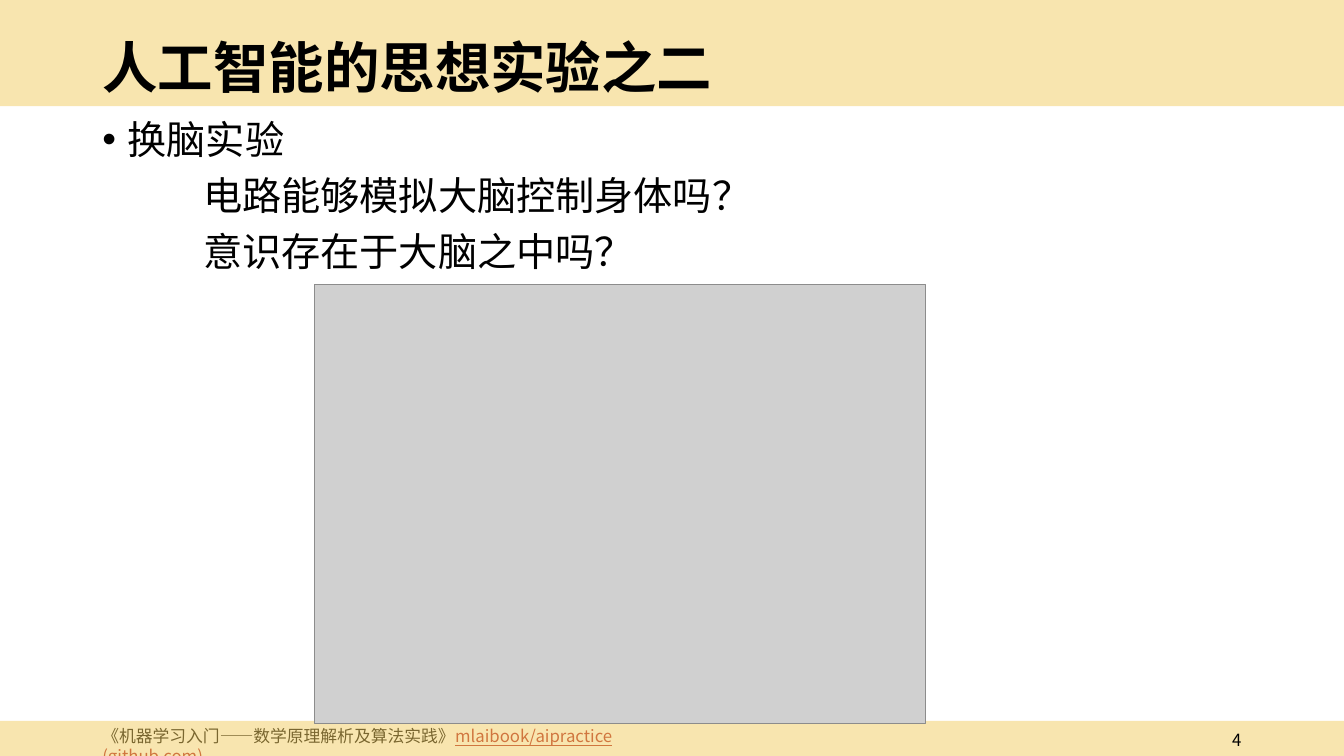
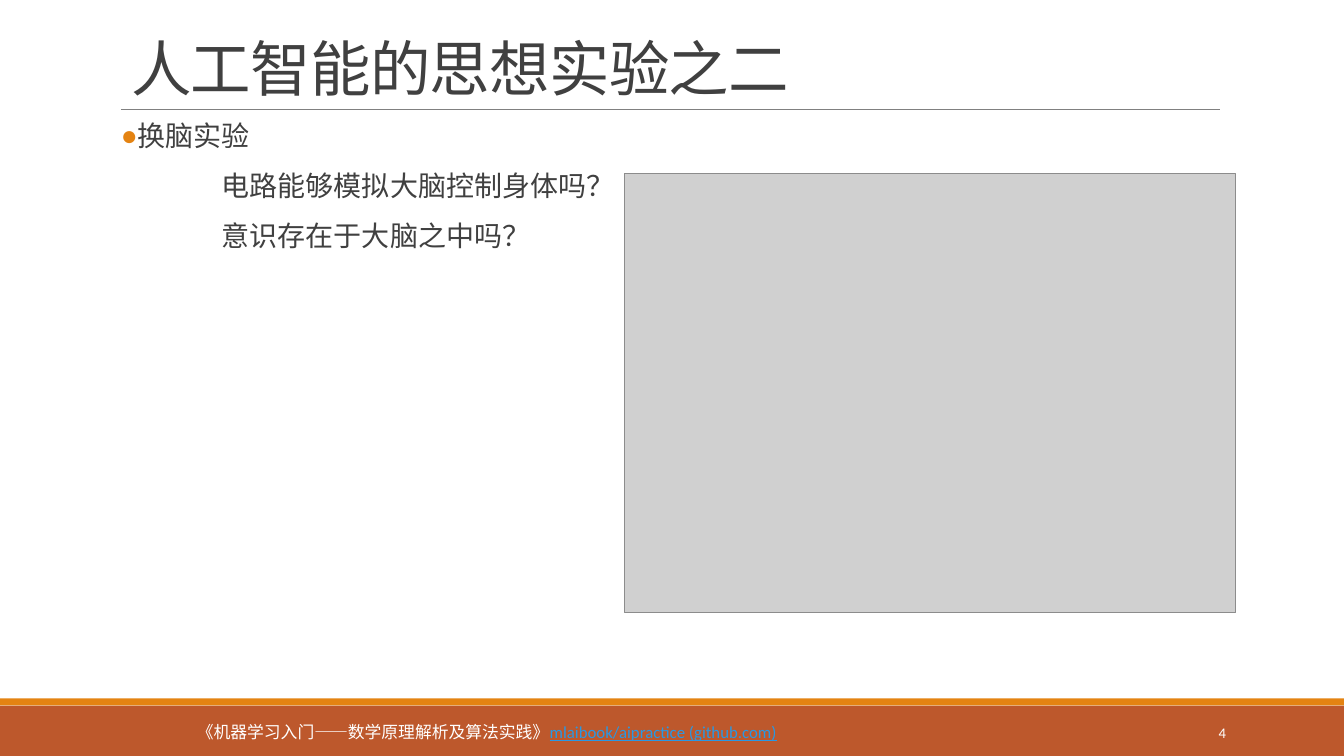
Before and after one commit to mlaibook/mlaibook.github.io, a slide deck: slide 4 of assets/slides/ch0-introduction.pptx. Drawn at 1344x756 pixels with LibreOffice and Linux fonts; fonts in the diff are those of the drawing; grey boxes stand for pictures. Boxes give left, top, right and bottom in pixels: in the first picture for what was removed or moved away, otherwise in the second. Text is boxed around its words. In the diff, an @@ line names an element or a change of style, - is before the commit and + after.

```diff
--- a/assets/slides/ch0-introduction.pptx
+++ b/assets/slides/ch0-introduction.pptx
@@ rectangle removed at box(0, 0, 1344, 106) @@
@@ title "人工智能的思想实验之二": place and size @@
-title "人工智能的思想实验之二" at box(102, 40, 712, 93)
+title "人工智能的思想实验之二" at box(131, 40, 789, 96)
@@ title "人工智能的思想实验之二" at box(131, 40, 789, 96): size 39.6 to 43.2 pt, font Arial to Calibri, text colour #000000 to #404040, letter spacing 0 to -0.5 pt, bold off; line spacing 0.9 to 0.85; vertical alignment middle to bottom @@
@@ text "换脑实验": place and size @@
-text "换脑实验" at box(128, 121, 751, 269)
+text "换脑实验" at box(138, 122, 615, 249)
@@ text "换脑实验" at box(138, 122, 615, 249): size 28 to 20 pt, font Noto Sans CJK SC to Calibri, text colour #000000 to #404040; bullet • to ●; more space between paragraphs @@
@@ line added from (121, 109) to (1220, 109), #808080 0.5 pt @@
@@ picture: place and size @@
-picture at box(315, 284, 926, 723)
+picture at box(625, 174, 1236, 613)
@@ rectangle: place and size @@
-rectangle at box(0, 721, 1344, 756)
+rectangle at box(0, 706, 1344, 756)
@@ rectangle at box(0, 706, 1344, 756): fill #F3CD60 at 50% opacity to #BD582C @@
@@ rectangle added at box(0, 699, 1344, 706), fill #E48312 @@
@@ text "《机器学习入门——数学原理解析及算法实践》mlaibook/aipractice (github.com)": place and size @@
-text "《机器学习入门——数学原理解析及算法实践》mlaibook/aipractice (github.com)" at box(102, 728, 612, 746)
+text "《机器学习入门——数学原理解析及算法实践》mlaibook/aipractice (github.com)" at box(197, 724, 776, 741)
@@ text "《机器学习入门——数学原理解析及算法实践》mlaibook/aipractice (github.com)" at box(197, 724, 776, 741): font Noto Sans CJK SC to Calibri; text colour #000000 to #FFFFFF in "《机器学习入门——数学原理解析及算法实践》mlaibook/aipractice"; text colour #AD1F1F to #2998E3 in "《机器学习入门——数学原理解析及算法实践》mlaibook/aipractice (github.com)" @@
@@ page number: place and size @@
-page number at box(1232, 733, 1241, 746)
+page number at box(1219, 728, 1226, 738)
@@ page number at box(1219, 728, 1226, 738): size 12 to 10.5 pt, font Noto Sans CJK SC to Calibri, text colour #000000 to #FFFFFF @@
```
Also in this commit, not shown: 9 other slides changed, 5 other files.
